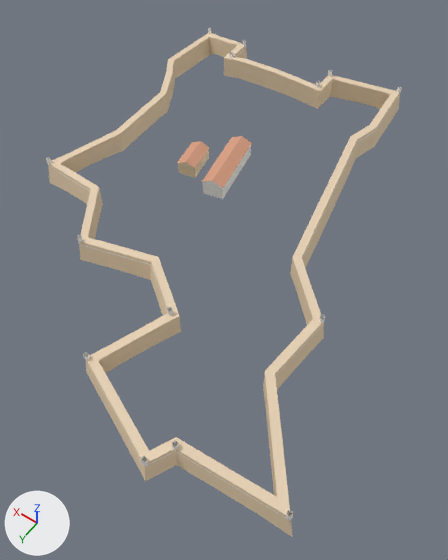
An edit to the glTF model assets/landmarks/luanda-far.glb, drawn before and after from the same camera.
Before and after are seen from a 50 mm camera at (-115.0, 164.0, 217.0) aimed at (-24.0, 37.0, 17.0). The lights are fixed; the arrows at lower left show +X, +Y and +Z. The older version comes first. Vertices at exactly the same position are counted once.

Objects in the first picture: 'luanda_far'.
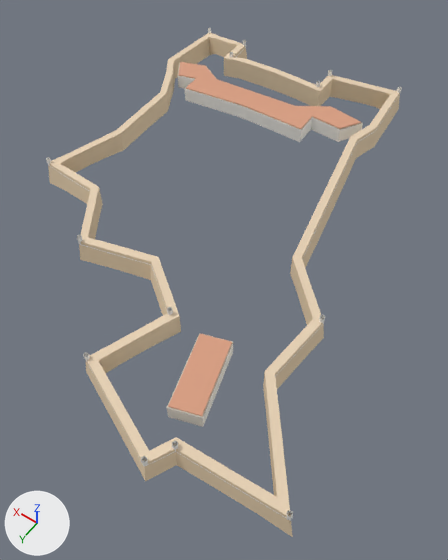
Location of each change, (x1, y1, x2, y2) in pixels of the pictures (448 x 560 px):
```json
{"part": 1, "of": "me_luanda_far", "change": "added", "after": [178, 64, 363, 142]}
{"part": 2, "of": "me_luanda_far", "change": "added", "after": [178, 62, 361, 129], "on screen": "beige"}
{"part": 3, "of": "me_luanda_far", "change": "deleted", "before": [203, 145, 251, 199]}
{"part": 4, "of": "me_luanda_far", "change": "deleted", "before": [178, 149, 209, 178]}
{"part": 5, "of": "me_luanda_far", "change": "deleted", "before": [177, 141, 210, 168], "on screen": "beige"}
{"part": 6, "of": "me_luanda_far", "change": "deleted", "before": [202, 136, 252, 188]}
{"part": 7, "of": "me_luanda_far", "change": "added", "after": [167, 333, 233, 427]}
```

Scene script edits in JSON lines:
```json
{"op": "add", "block": "mat_stone", "code": ["mat_stone = principled_material('stone')", "mat_stone.base_color = (0.62, 0.56, 0.48)  # pale yellow #cec5b8", "mat_stone.roughness = 0.9"]}
{"block": "me_luanda_far", "where": "# used by ob_luanda_far; location = (0.0, 0.0, 0.0)"}
{"op": "remove", "block": "me_luanda_far", "code": "me_luanda_far.from_pydata(...)  # 866 vertices, 1270 faces; spans x -101.0..75.0, y -86.0..122.0, z 18.0..50.0"}
{"op": "add", "block": "me_luanda_far", "code": "me_luanda_far.from_pydata(...)  # 910 vertices, 1338 faces; spans x -101.0..75.0, y -86.0..122.0, z 18.0..50.0"}
{"block": "me_luanda_far", "change": "me_luanda_far part 1: a new loose piece of 28 vertices spanning x -35.0..68.0, y -53.0..-32.0, z 29.0..46.0"}
{"block": "me_luanda_far", "change": "me_luanda_far part 2: a new loose piece of 28 vertices spanning x -35.0..67.0, y -53.0..-32.0, z 36.0..46.0, in mat_roof (beige #d79e81)"}
{"block": "me_luanda_far", "change": "me_luanda_far part 3: the loose piece of 8 vertices spanning x -7.0..7.0, y -16.0..16.0, z 35.0..42.0 is deleted"}
{"block": "me_luanda_far", "change": "me_luanda_far part 4: the loose piece of 8 vertices spanning x 10.0..21.0, y -4.0..11.0, z 34.0..40.0 is deleted"}
{"block": "me_luanda_far", "change": "me_luanda_far part 5: the loose piece of 6 vertices spanning x 10.0..21.0, y -5.0..11.0, z 40.0..42.0 is deleted"}
{"block": "me_luanda_far", "change": "me_luanda_far part 6: the loose piece of 6 vertices spanning x -8.0..8.0, y -16.0..16.0, z 42.0..44.0 is deleted"}
{"block": "me_luanda_far", "change": "me_luanda_far part 7"}
{"block": "me_luanda_far", "change": "16 vertices are added at x -60.0..-41.0, y 71.0..102.0, z 31.0..41.0"}
{"block": "me_luanda_far", "change": "8 new faces join them, mat_white (white #f9f8f3)"}
{"block": "me_luanda_far", "change": "10 new faces join them, mat_roof (beige #d79e81)"}
{"block": "me_luanda_far", "change": "2 new faces join them, mat_stone (pale yellow #cec5b8)"}
{"op": "add", "block": "me_luanda_far", "code": "me_luanda_far.materials.append(mat_stone)  # pale yellow #cec5b8"}
```
